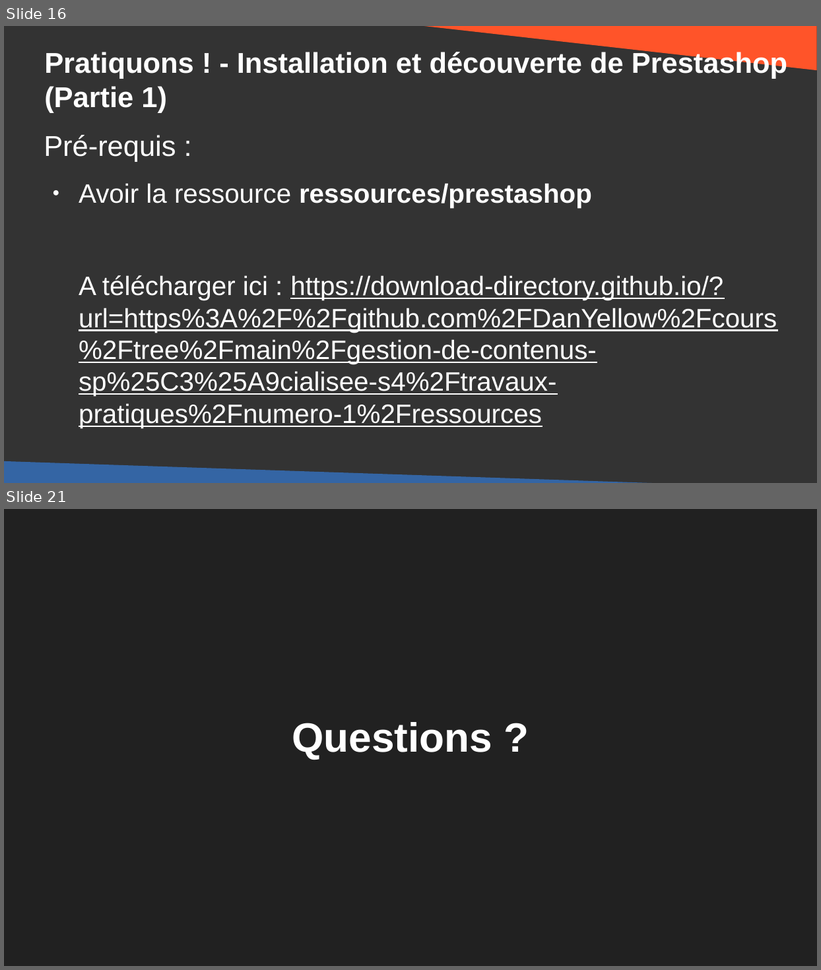
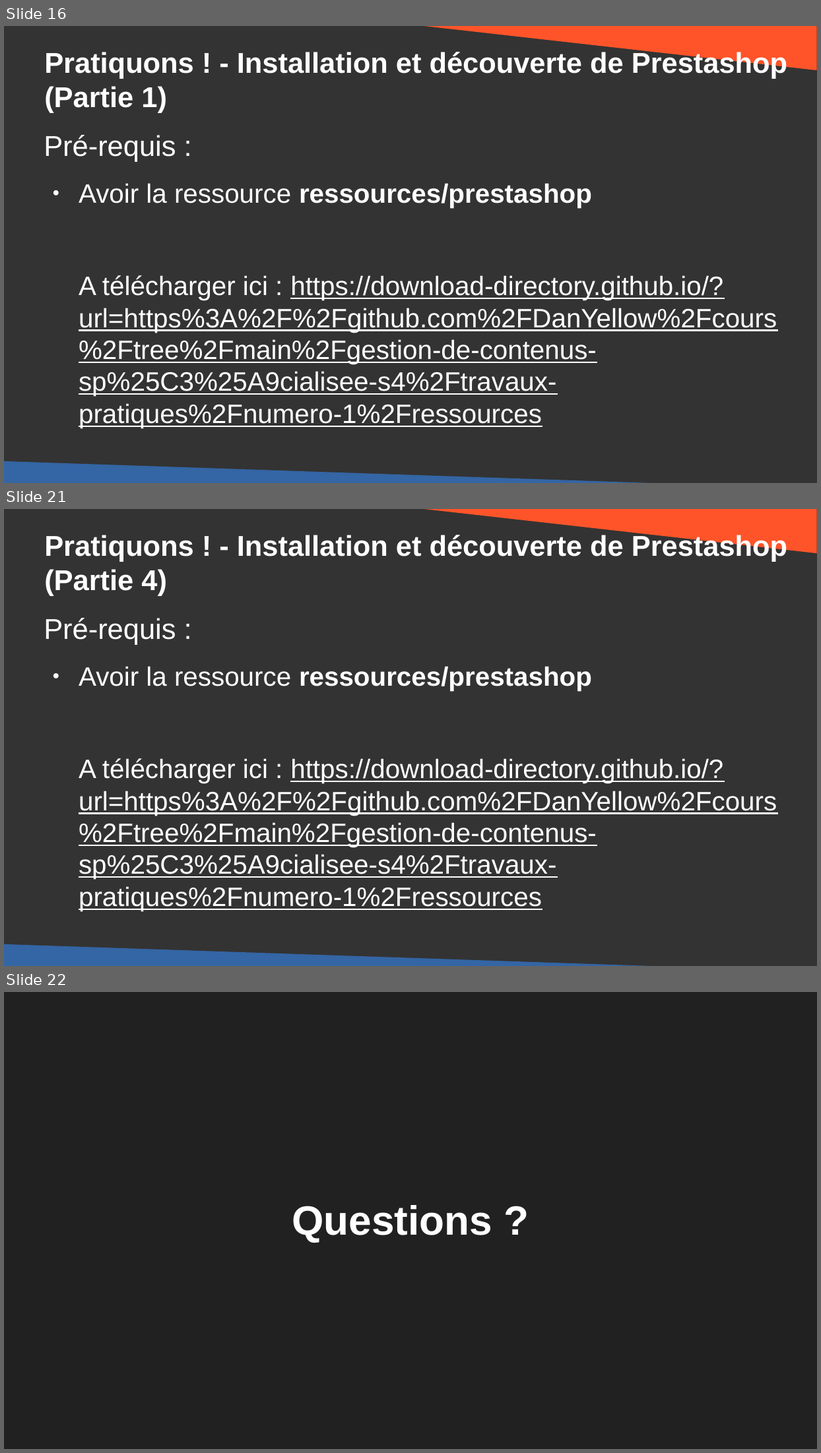
Before and after one commit to DanYellow/cours, a slide deck: gestion-de-contenus-specialisee-s4/travaux-pratiques/numero-1/presentation.odp. Shown one above the other, each under a label of ours: slides 16 and 21 before the commit, slides 16, 21 and 22 after it; the slides between them are not shown. The pictures are 821x970 and 821x1453 pixels, drawn with LibreOffice and Linux fonts; fonts in the diff are those of the drawing. Boxes give left, top, right and bottom in pixels: in the first picture for what was removed or moved away, otherwise in the second. Text is boxed around its words. In the diff, an @@ line names an element or a change of style, - is before the commit and + after.

Commit message:
Update Prestashop

```diff
--- a/gestion-de-contenus-specialisee-s4/travaux-pratiques/numero-1/presentation.odp
+++ b/gestion-de-contenus-specialisee-s4/travaux-pratiques/numero-1/presentation.odp
@@ slide 21 added at (4,509,817,966), background #333333 @@
@@ right triangle added at (395,509,817,554), fill #FF5429 @@
@@ title added at (44,533,787,596), 28 pt, text #FFFFFF, bold @@
+Pratiquons ! - Installation et découverte de Prestashop
+(Partie 4)
@@ text added at (44,618,777,912), 26 pt, text #FFFFFF, underline @@
+Pré-requis :
+● Avoir la ressource ressources/prestashop
+A télécharger ici : https://download-directory.github.io/?url=https%3A%2F%2Fgithub.com%2FDanYellow%2Fcours%2Ftree%2Fmain%2Fgestion-de-contenus-sp%25C3%25A9cialisee-s4%2Ftravaux-pratiques%2Fnumero-1%2Fressources
@@ right triangle added at (4,945,764,966), fill #3465A4 @@
@@ what was slide 21 is now slide 22 @@
```
Also in this commit, not shown: 8 slides changed, 1 other slide added, 1 slide removed, 4 other files.
